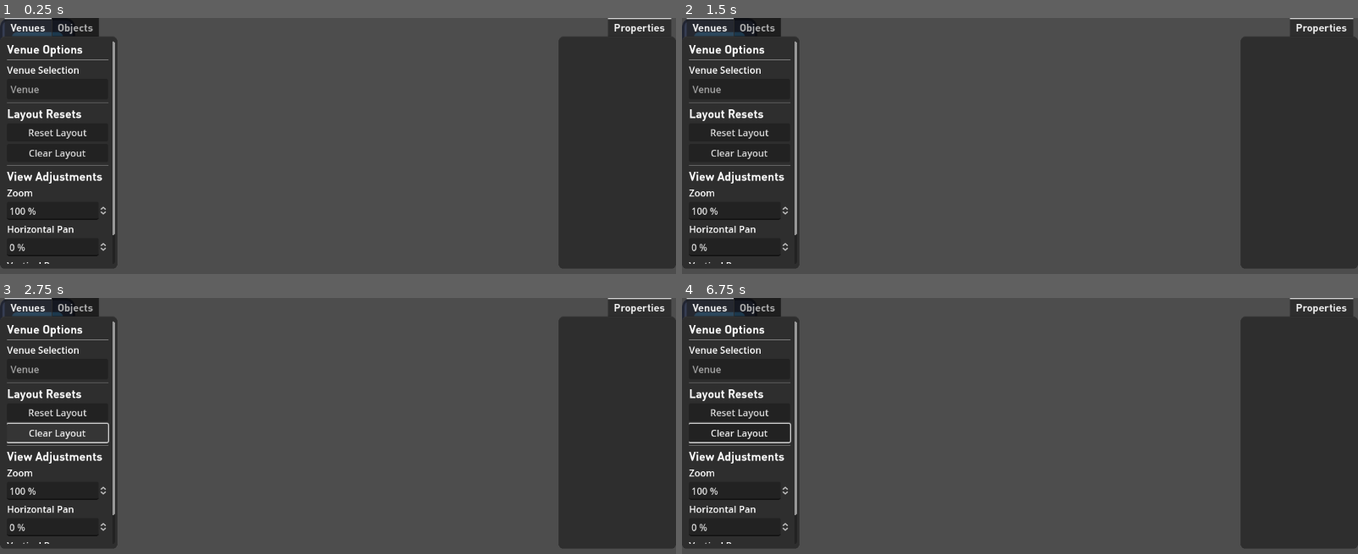
Above: before the commit, frames 1-4 (two rows, left to right).
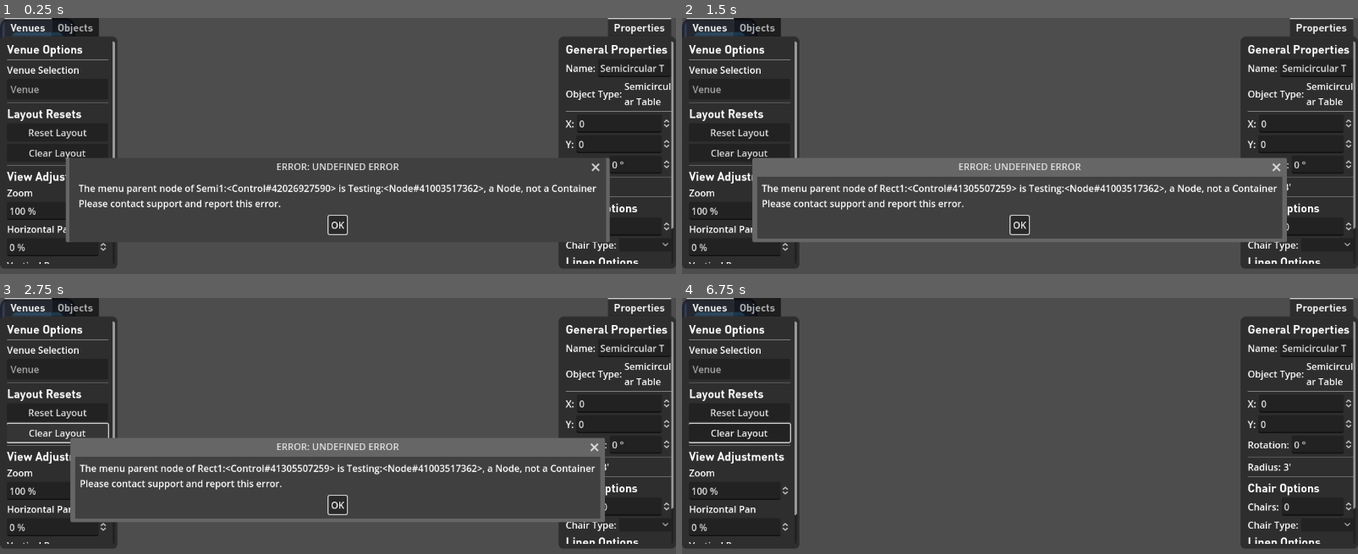
Above: after the commit, the same moments.

Repository: NeptunesOrca/Barcino
Game: Godot game, scene res://main.tscn
Two runs of this game, one before a commit and one after it. Both use one fixed random seed, a clock stepped at 60 frames per second and the inputs below. The project has no main scene, so this scene is started directly. The engine's default icon, where the game draws it, is replaced by a stand-in: a white triangle on a blue panel in a dark square.
Inputs (mouse positions are in pixels of both pictures, inside the frame that each line leads up to):
- Up to frame 1 (0.25 s): no input
- Up to frame 2 (1.5 s): click (1020, 225) at 0.5 s, where only the run after the commit has a clickable "OK"; click (1020, 225) at 1.25 s, where only the run after the commit has a clickable "OK"
- Up to frame 3 (2.75 s): click "Clear Layout" at 2 s
- Up to frame 4 (6.75 s): click (outside the picture) at 2.75 s, where only the run after the commit has a clickable "NONE"; click "Clear Layout" at 3.5 s; click (outside the picture) at 4.25 s, where only the run after the commit has a clickable "NONE"; click "Clear Layout" at 5 s; click (outside the picture) at 5.75 s, where only the run after the commit has a clickable "NONE"; click (1020, 505) at 6.5 s, where only the run after the commit has a clickable "OK"

The runs differ from the first frame. In frame 1, 4.8% of the frame differs, in the area x 9-100%, y 9-97%; in frame 2, 11%, in the area x 10-100%, y 9-97%; in frame 3, 11%; in frame 4, 2.3%.

Commit message:
Added table properties to property lists, adjusted tests to check they are working properly

Diff:
--- a/Scripts/Objects/DraggableObject.gd
+++ b/Scripts/Objects/DraggableObject.gd
@@ -65,19 +65,19 @@
 var editableName : EditableTextProperty
 var typeNameProp : DisplayTextProperty
 var genpropsep = SeperatorProperty.new(genpropheader + " seperator")
-var genprops = [genpropheaderprop, editableName, typeNameProp, genpropsep]
+var genprops
 #endregion
 
 #region Positional Properties,
 const posHeader = "Positional Properties"
-var posheaderprop = HeaderProperty.new(posHeader)
+#var posheaderprop = HeaderProperty.new(posHeader)
 const positionUnits = ""
 var xprop = NumericEntryProperty.new("X","setX",self.position.x,NumericEntryProperty.NO_MINIMUM,NumericEntryProperty.NO_MAXIMUM,2,"",positionUnits)
 var yprop = NumericEntryProperty.new("Y","setY",self.position.y,NumericEntryProperty.NO_MINIMUM,NumericEntryProperty.NO_MAXIMUM,2,"",positionUnits)
 const rotUnits = "°"
 var rotationprop = NumericEntryProperty.new("Rotation","setRotation",self.rotation_degrees,NumericEntryProperty.NO_MINIMUM,NumericEntryProperty.NO_MAXIMUM,1,"",rotUnits)
 var possep = SeperatorProperty.new(posHeader + "seperator")
-var posprops = [posheaderprop, xprop, yprop, rotationprop, possep]
+var posprops = [xprop, yprop, rotationprop, possep]
 #endregion
 #endregion
 #endregion
@@ -87,6 +87,8 @@
 func _init(typeName : String = "DraggableObject"):
 	editableName = EditableTextProperty.new("Name","setName",typeName)
 	typeNameProp = DisplayTextProperty.new("Object Type", typeName)
+	genprops = [genpropheaderprop, editableName, typeNameProp, genpropsep]
+	print("generation")
 	collectProperties()
 	setRotationPoint()
 
--- a/Scripts/Objects/Table.gd
+++ b/Scripts/Objects/Table.gd
@@ -5,13 +5,14 @@
 class_name Table
 
 #region Constants and Enumerations
-#
+## Specifies the shape of the table
 enum tableShapeType {
-	ROUND,
-	RECTANGULAR,
-	SEMICIRCULAR
+	ROUND, ## Circular tables, such as [CocktailTable]s and [DiwanRoundTable]s
+	RECTANGULAR, ## Rectangular tables, such as [PlasticRectangularTable] or [DiwanRectangularTable]
+	SEMICIRCULAR ## Specifically for the [IkoinobaSemicircularTable]
 }
 
+## The different colour options for linens on tables
 enum linenStyle {
 	NONE,
 	WHITE,
@@ -20,6 +21,7 @@
 	GREEN,
 }
 
+## The display colours corresponding to each [enum linenStyle]
 const linenColour = {
 	linenStyle.NONE : Color.TRANSPARENT,
 	linenStyle.WHITE : Color.WHITE,
@@ -34,14 +36,21 @@
 #region Object Properties For Selection
 
 #region Size Information
+#var sizeInfoHeaderProp = HeaderProperty.new("Size")
+
 var dimensions : TableDim
 var shape : tableShapeType
 
 var d_or_l_dimensionalProp : DisplayTextProperty
 var w_dimensionalProp : DisplayTextProperty
+
+var sizeSep = SeperatorProperty.new("Size Seperators")
+var sizeProps
 #endregion
 
 #region Chairs
+var chairHeaderProp = HeaderProperty.new("Chair Options")
+
 var totalChairs : int = 0 #TODO: switch this to being chairs.length
 var chairs #TODO: switch this to being an actual number of chair children of the table
 var chairType #TODO specify with enum from Chair class
@@ -51,13 +60,23 @@
 var chairsNumProp = NumericEntryProperty.new("Chairs", "changeChairNumber", totalChairs, 0, maxchairs)
 var chairOptions : Array = [] #TODO specify with enum from Chair class
 var chairTypeProp = DropdownProperty.new("Chair Type", "changeChairType", chairOptions)
+
+var chairSep = SeperatorProperty.new("Chair Option Seperator")
+var chairProperties = [chairHeaderProp, chairsNumProp, chairTypeProp]
 #endregion
 
 #region Linens
+var linenHeaderProp = HeaderProperty.new("Linen Options")
+
 var hasLinen : bool = false
 var linenType : linenStyle
 var linenOptions : Array = linenStyle.keys()
+
 var linenTypeProp = DropdownProperty.new("Linen Type", "changeLinen", linenOptions)
+var linenColourDisplayProp = DisplayColourProperty.new("Linen Colour","",linenColour[linenStyle.NONE],DisplayColourProperty.NORMAL_SIZE,true,false)
+
+var linenSep = SeperatorProperty.new("Linen Seperator")
+var linenProperties = [linenHeaderProp, linenTypeProp, linenColourDisplayProp, linenSep]
 #endregion
 #endregion
 #endregion
@@ -71,11 +90,11 @@
 ## [br] If [param tableshape] is [enum tableShapeType.ROUND], will only need a [method TableDim.diameter]. [method TableDim.radius]/[method TableDim.width] is unused and ignored.
 ## [br] If [param tableshape] is [enum tableShapeType.SEMICIRCULAR], will need to define [method TableDim.diameter], though it will not be used directly. [method TableDim.radius] will be automatically calculated, and used. [method TableDim.width] is ignored
 func _init(tableshape : tableShapeType, dims : TableDim, typeName : String = "Table", maximumChairs : int = 8):
-	super(typeName)
 	maxchairs = maximumChairs
 	shape = tableshape
 	dimensions = dims
 
+	# Generate the dimensional selection properties
 	var unit = "'"
 	match shape:
 		tableShapeType.RECTANGULAR:
@@ -86,10 +105,17 @@
 		tableShapeType.SEMICIRCULAR:
 			w_dimensionalProp = DisplayTextProperty.new("Radius",str(dimensions.radius())+unit)
 
+	super(typeName) #need this afterwards to that the dimensionProp are properly generated
+
 ## Collects all the [SelectionProperty]s to be put in the [member propertyList] during [method _init].
 ## [br] Overrides [method DraggableObject.collectProperties].
 func collectProperties():
 	super()
+
+	sizeProps = [d_or_l_dimensionalProp, w_dimensionalProp, sizeSep]
+	propertyList.append_array(sizeProps)
+	propertyList.append_array(chairProperties)
+	propertyList.append_array(linenProperties)
 #endregion
 
 #region Startup
@@ -110,6 +136,8 @@
 	#This way, the user will see the selected linen type as the selected type if they
 	#chairOptions.push_front(chairOptions.pop_at(typeIndex))
 	DropdownPropertyField.putAtFrontOfArray(linenOptions,typeIndex)
+
+	propertyFieldList[linenColourDisplayProp.name].updateColour(linenColour[linenType])
 
 func changeChairNumber(newnum):
 	totalChairs = newnum
--- a/Scripts/Objects/TableDim.gd
+++ b/Scripts/Objects/TableDim.gd
@@ -19,3 +19,6 @@
 
 func radius() -> float:
 	return long_dim/2
+
+func _to_string() -> String:
+	return "length: " + str(length()) + ", width: " + str(width()) + ", diamter: " + str(diameter()) + ", radius: " + str(radius())
--- a/Scripts/TestingSuite.gd
+++ b/Scripts/TestingSuite.gd
@@ -12,7 +12,30 @@
 	#ErrorHandlerTesting() #TEST: passed DEC13/2024
 	#ErrorTesting() #TEST: passed DEC13/2024
 	#SelectionPropertiesAndFieldsTesting() #TEST: passed DEC13/2024
+	TablesTesting()
 	return
+
+func TablesTesting():
+	var testRect = Table.new(Table.tableShapeType.RECTANGULAR,TableDim.new(6,2.5),"Rectangular Table")
+	testRect.name = "Rect1"
+	var testRound = Table.new(Table.tableShapeType.ROUND,TableDim.new(5), "Round Table")
+	testRound.name = "Round1"
+	var testSemi = Table.new(Table.tableShapeType.SEMICIRCULAR, TableDim.new(6), "Semicircular Table")
+	testSemi.name = "Semi1"
+
+	add_child(testRect)
+	add_child(testRound)
+	add_child(testSemi)
+
+	await get_tree().process_frame
+	await get_tree().create_timer(5 + get_children().size() * 0.2)
+
+	for child in get_children():
+		print(child.name)
+		print(child.dimensions)
+		child.selectionMenu.select(child)
+		await get_tree().create_timer(5)
+		print("next\n")
 
 func SelectionPropertiesAndFieldsTesting(): #TEST: passed DEC13/2024
 	var testObj = testSelectionObject.new()
Not shown, changed: Documentation/Class Diagram.drawio
